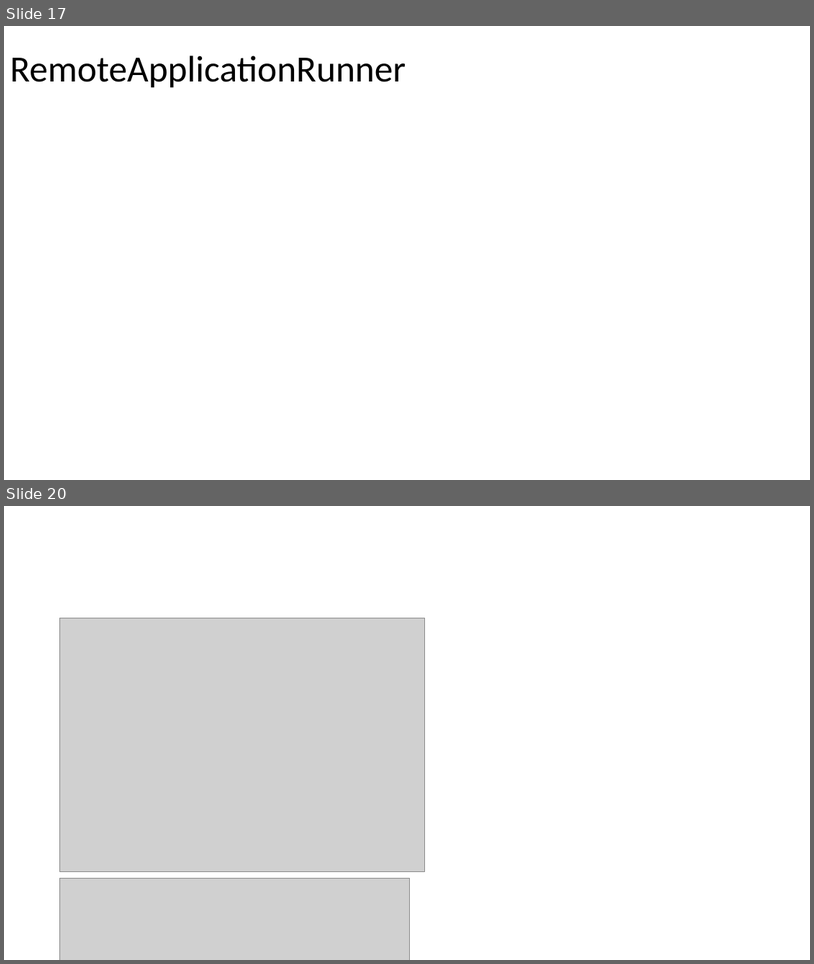
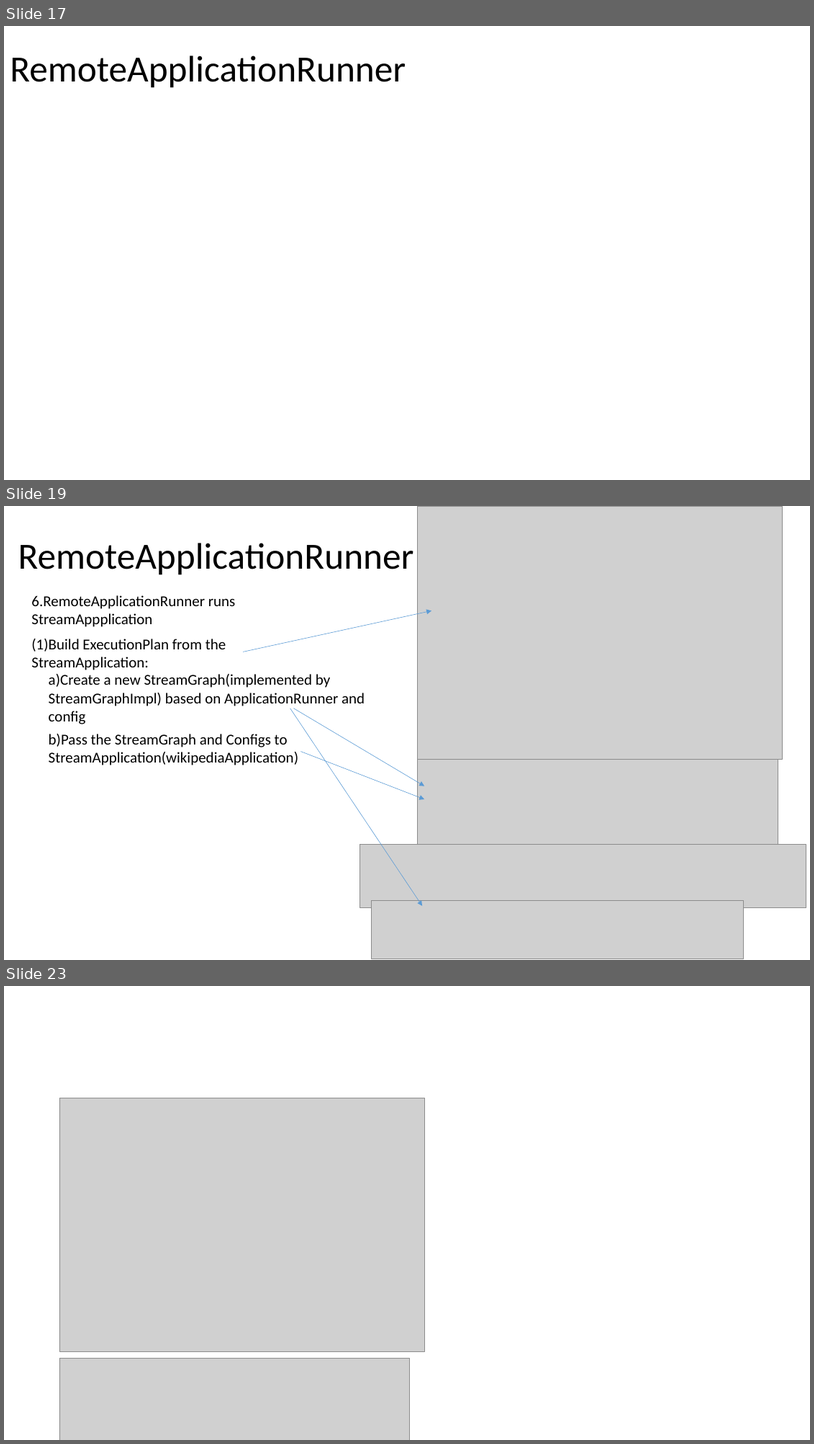
Before and after one commit to Swrrt/Samza-Documents, a slide deck: Documentation/SamzaStructure.pptx. Shown one above the other, each under a label of ours: slides 17 and 20 before the commit, slides 17, 19 and 23 after it; the slides between them are not shown. The pictures are 814x964 and 814x1444 pixels, drawn with LibreOffice and Linux fonts; fonts in the diff are those of the drawing; grey boxes stand for pictures. Boxes give left, top, right and bottom in pixels: in the first picture for what was removed or moved away, otherwise in the second. Text is boxed around its words. In the diff, an @@ line names an element or a change of style, - is before the commit and + after.

Commit message:
StreamGraph and ExecutionPlan

```diff
--- a/Documentation/SamzaStructure.pptx
+++ b/Documentation/SamzaStructure.pptx
@@ slide 19 added at (4,506,810,960), background #FFFFFF @@
@@ picture added at (417,506,782,759) @@
@@ title added at (18,543,414,575), 44 pt, text #000000 @@
+RemoteApplicationRunner
@@ text added at (31,595,236,627), 18 pt, text #000000 @@
+6.RemoteApplicationRunner runs StreamAppplication
@@ arrow added from (243, 651) to (432, 610), #5B9BD5 0.5 pt @@
@@ text added at (31,638,226,670), 18 pt, text #000000 @@
+(1)Build ExecutionPlan from the StreamApplication:
@@ text added at (49,674,365,724), 18 pt, text #000000 @@
+a)Create a new StreamGraph(implemented by StreamGraphImpl) based on ApplicationRunner and config
@@ arrow added from (290, 708) to (422, 906), #5B9BD5 0.5 pt @@
@@ arrow added from (293, 708) to (424, 786), #5B9BD5 0.5 pt @@
@@ text added at (49,734,298,765), 18 pt, text #000000 @@
+b)Pass the StreamGraph and Configs to StreamApplication(wikipediaApplication)
@@ arrow added from (301, 751) to (424, 800), #5B9BD5 0.5 pt @@
@@ picture added at (417,759,778,845) @@
@@ picture added at (360,844,807,907) @@
@@ picture added at (372,901,743,958) @@
@@ what was slide 20 is now slide 23 @@
```
Also in this commit, not shown: 4 slides changed, 3 other slides added.
